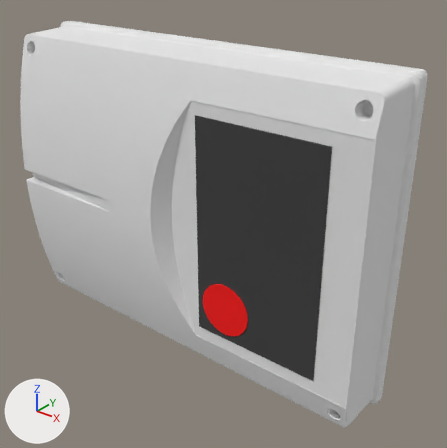
Before and after pictures for a commit that changed the OBJ model Assets/system_front.obj.
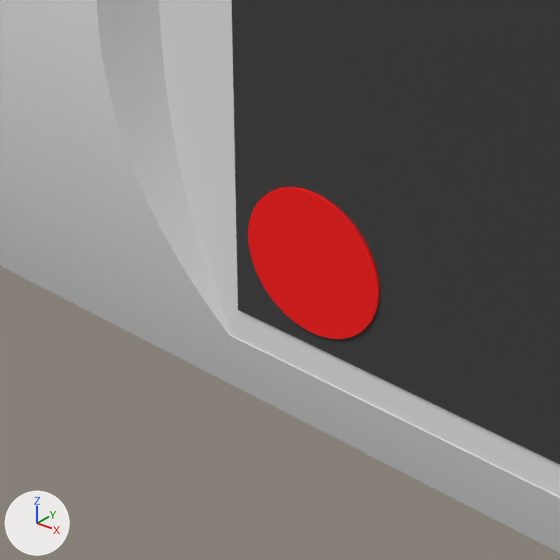
Each version appears first whole from a 50 mm camera at (228.6, -322.0, 212.3) aimed at (-59.7, 38.4, -11.1), and next in a close-up on the part from 26% to 69% of the width and 49% to 92% of the height. The lights are fixed; the arrows at lower left show +X, +Y and +Z. Where no turn or scale is listed for an object, it has been applied to the vertices.

In view in the first close-up: 'system_front'.
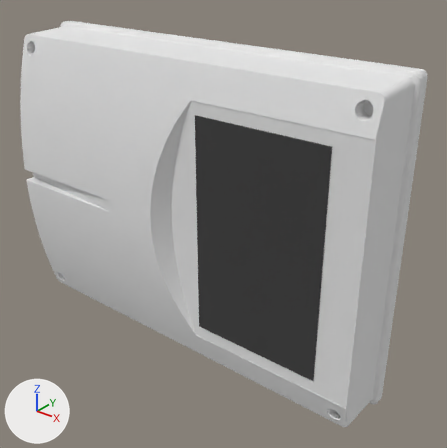
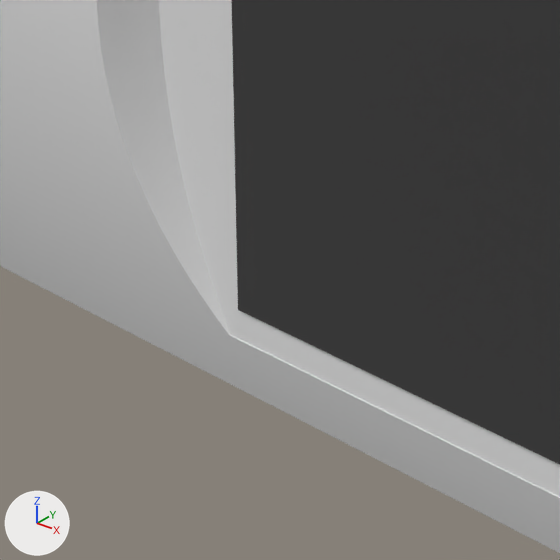
The newer file is also turned or shifted as a whole; pictures and numbers use the older file's frame.

Boxes (x1, y1, x2, y2) around the edits, measured in the close-ups (560 x 560 px):
part 1 of me_system_front, deleted (red): before (248, 187, 380, 339)

The edits, one by one:
me_system_front has 7022 vertices, 14032 faces and spans x -262.0..86.0, y -12.0..58.0, z -132.0..131.0.
me_system_front is used by ob_system_front; location (0.0, 0.0, 0.0).
me_system_front part 1: the loose piece of 374 vertices spanning x -50.0..-5.0, y -1.0..0.0, z -85.0..-40.0 is deleted.
me_system_front no longer uses material mat_material__6 (red #ff0000).
